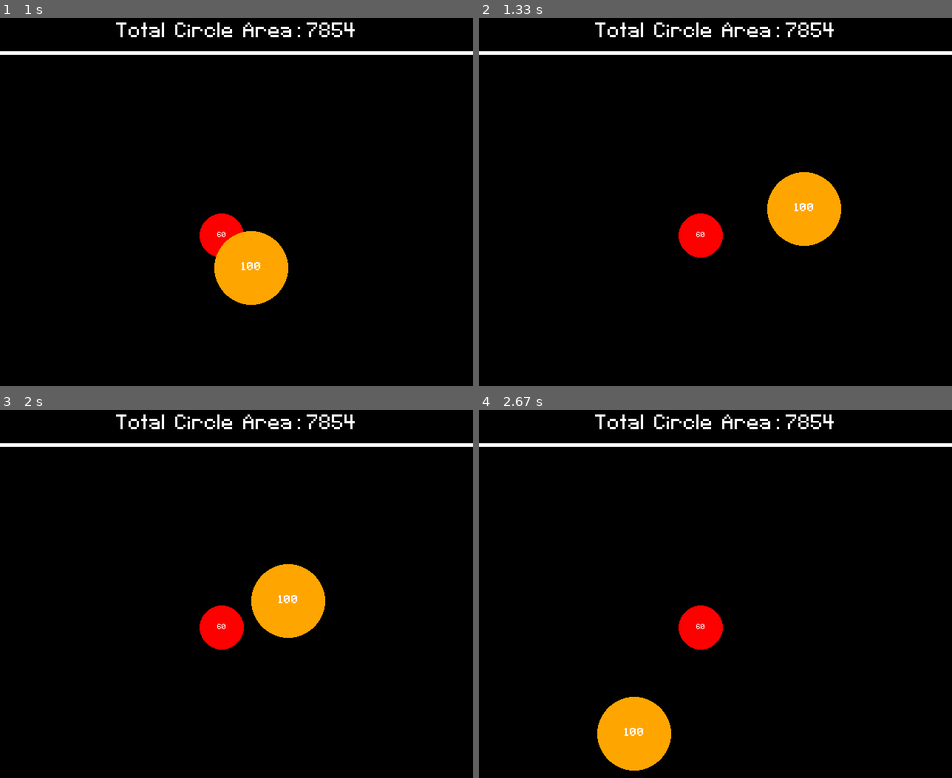
Above: before the commit, frames 1-4 (two rows, left to right).
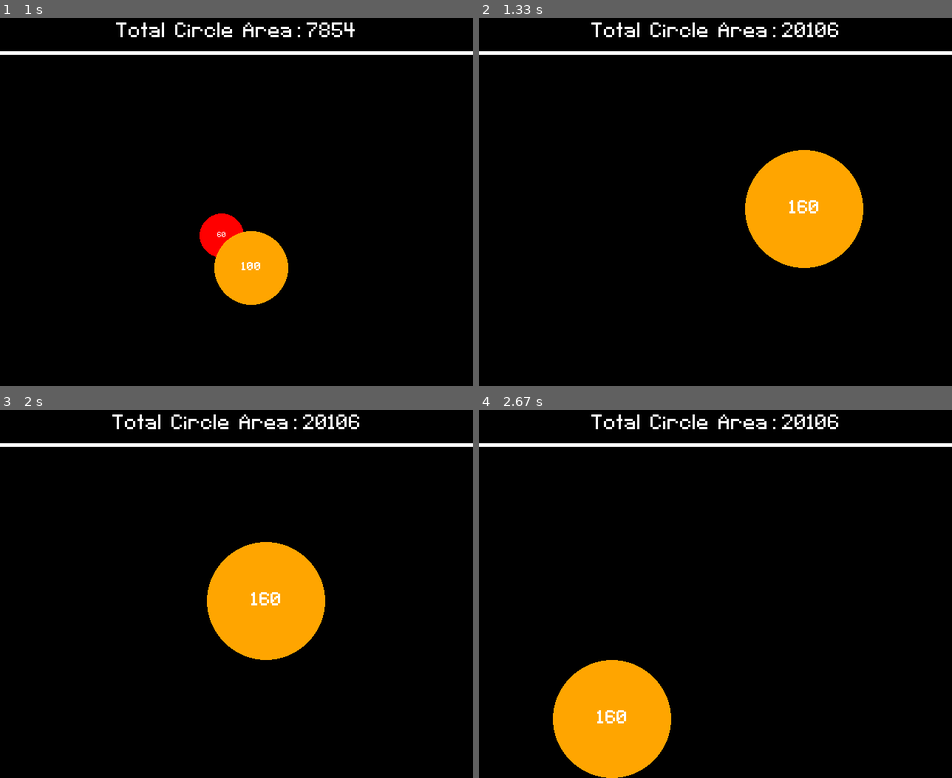
Above: after the commit, the same moments.

Repository: NedzadDonlagic04/pygame-prototype-agario
Game: pygame game, started from main.py
Same seed, same stepped clock (60 frames per second), same inputs: the game is played once before the commit and once after it.
Inputs:
- Up to frame 1 (1 s): hold D 0.33-0.8 s; hold W from 0.83 s (still down)
- Up to frame 2 (1.33 s): release W at 1.13 s; hold D from 1.17 s (still down)
- Up to frame 3 (2 s): release D at 1.63 s; hold A from 1.67 s (still down)
- Up to frame 4 (2.67 s): release A at 2.2 s; hold S 2.23-2.53 s; hold A from 2.57 s (still down)

Frame 1 is identical in both runs. In frame 2, 5.6% of the frame differs, in the area x 23-82%, y 1-68%; in frame 3, 5.1%; in frame 4, 5.8%, in the area x 15-76%, y 1-100%.

Commit message:
Added player eating enemy mechanic

Diff:
--- a/main.py
+++ b/main.py
@@ -40,8 +40,21 @@
 
             self.SCREEN.fill(self.BG_COLOR)
 
-            for ENEMY in self.ENEMIES:
-                ENEMY.draw(self.SCREEN)
+            for i in range(0, len(self.ENEMIES)):
+                self.ENEMIES[i].draw(self.SCREEN)
+
+                pointA = self.PLAYER.rect.center
+                pointB = self.ENEMIES[i].rect.center
+
+                # distance
+                d = getDistance(pointA[0], pointA[1], pointB[0], pointB[1])
+
+                if d < self.PLAYER.circle_radius:
+                    self.PLAYER.createCircle(self.ENEMIES[i].circle_radius)
+                    self.ENEMIES = []
+                    break
+                elif d > self.PLAYER.circle_radius and self.PLAYER.circle_radius < self.ENEMIES[i].circle_radius:
+                    self.quit()
 
             self.PLAYER.update()
             self.PLAYER.draw(self.SCREEN)
